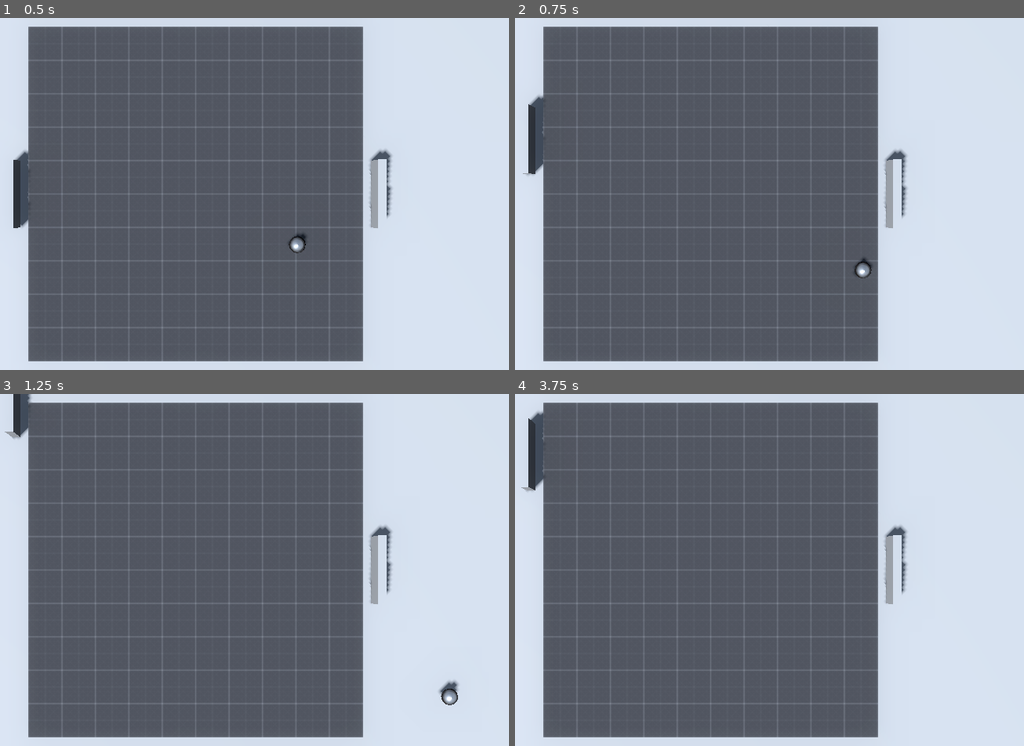
Above: before the commit, frames 1-4 (two rows, left to right).
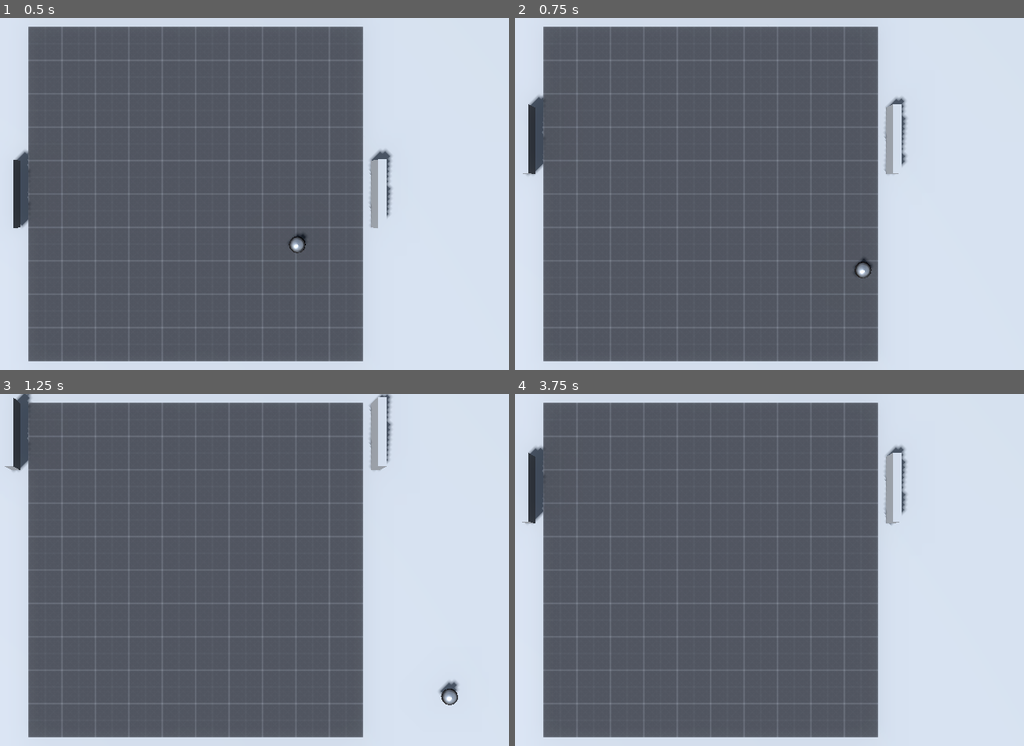
Above: after the commit, the same moments.

Repository: newtsquid-games/newtsquid-pingpong
Game: Godot game, scene res://stages/pingpong-stage.tscn
The game is run twice, just before and just after one commit, with the same random seed, the same clock (stepped at 60 frames per second) and the same inputs.
Inputs:
- Up to frame 1 (0.5 s): no input
- Up to frame 2 (0.75 s): hold W (MoveUp1) from 0.53 s (still down)
- Up to frame 3 (1.25 s): keep holding W (MoveUp1)
- Up to frame 4 (3.75 s): release W (MoveUp1) at 1.28 s; hold S (MoveDown1) 1.28-2.03 s; hold W (MoveUp1) 2.03-3.53 s; tap Enter at 3.5 s; hold S (MoveDown1) from 3.53 s (still down)

Frame 1 is identical in both runs. In frame 2, 0.8% of the frame differs, in the area x 72-78%, y 22-60%; in frame 3, 1.4%; in frame 4, 1.7%, in the area x 1-78%, y 4-60%.

Commit message:
Fixed collision issues and removed two player

Diff:
--- a/objects/ball.gd
+++ b/objects/ball.gd
@@ -48,13 +48,13 @@
 		print(left, right)
 		print(me.position)
 		#run if collide
-		if !rightBound && absf(left.z - me.position.z) < paddleRadius:
+		if me.position.x < 0 && !rightBound && absf(left.z - me.position.z) < paddleRadius:
 			verticalVelocity = lerp(-(left.z - me.position.z), verticalVelocity, hitVelocityDamping)
-			rightBound = !rightBound
+			rightBound = true
 			print("bounce rightbound!")
-		elif rightBound && absf(right.z - me.position.z) < paddleRadius:
+		elif me.position.x > 0 && rightBound && absf(right.z - me.position.z) < paddleRadius:
 			verticalVelocity = lerp(-(right.z - me.position.z), verticalVelocity, hitVelocityDamping)
-			rightBound = !rightBound
+			rightBound = false
 			print("bounce leftbound!")
 # Called every frame. 'delta' is the elapsed time since the previous frame.
 func _process(delta):
--- a/objects/paddle.gd
+++ b/objects/paddle.gd
@@ -42,7 +42,7 @@
 
 	paddleObj.position += travelVec
 
-	var furthestDist = bounds
+	var furthestDist = bounds - paddleRadius
 
 	paddleObj.position.z = min(paddleObj.position.z, furthestDist)
 	paddleObj.position.z = max(paddleObj.position.z, -furthestDist)
--- a/stages/pingpong-stage.tscn
+++ b/stages/pingpong-stage.tscn
@@ -59,13 +59,13 @@
 paddleRadius = 1.25
 leftPaddle = NodePath("../PaddleRoot")
 rightPaddle = NodePath("../PaddleRoot2")
+margin = 0.2
+hitVelocityDamping = 0.35
 ballspeed = 6.0
 
 [node name="PaddleRoot2" parent="." instance=ExtResource("6_duoq8")]
 transform = Transform3D(1, 0, 0, 0, 1, 0, 0, 0, 1, 5.4, 0, 0)
 paddleSpeed = 8
-upInput = "MoveUp2"
-downInput = "MoveDown2"
 
 [node name="PaddleRoot" parent="." instance=ExtResource("6_duoq8")]
 transform = Transform3D(1, 0, 0, 0, 1, 0, 0, 0, 1, -5.4, 0, 0)
